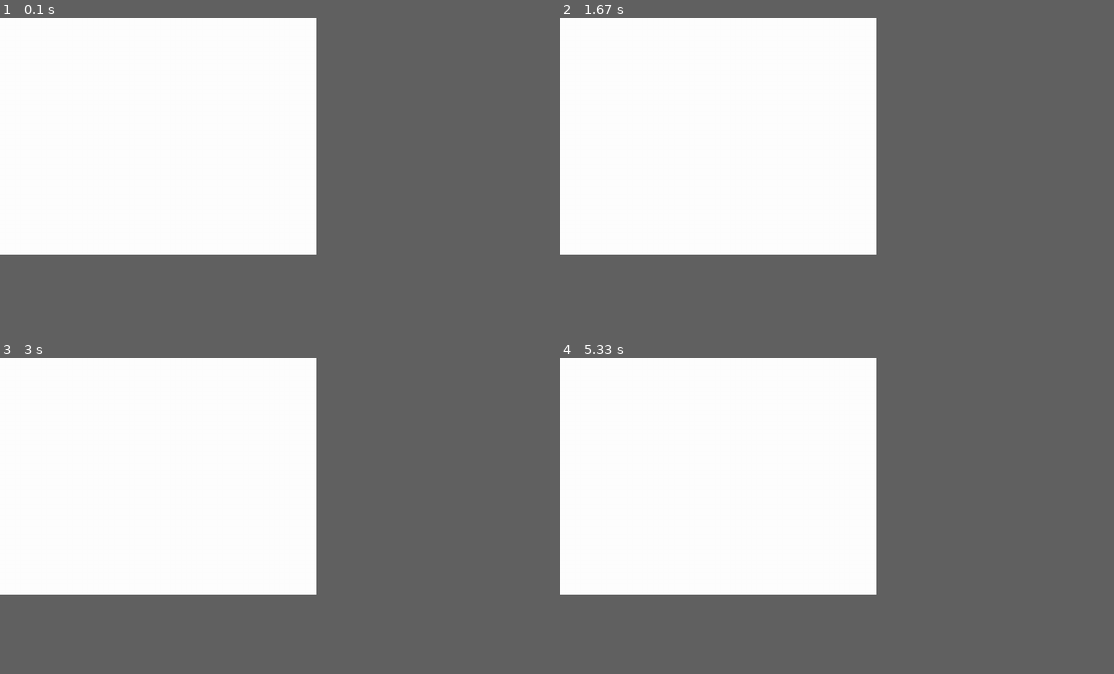
Above: before the commit, frames 1-4 (two rows, left to right).
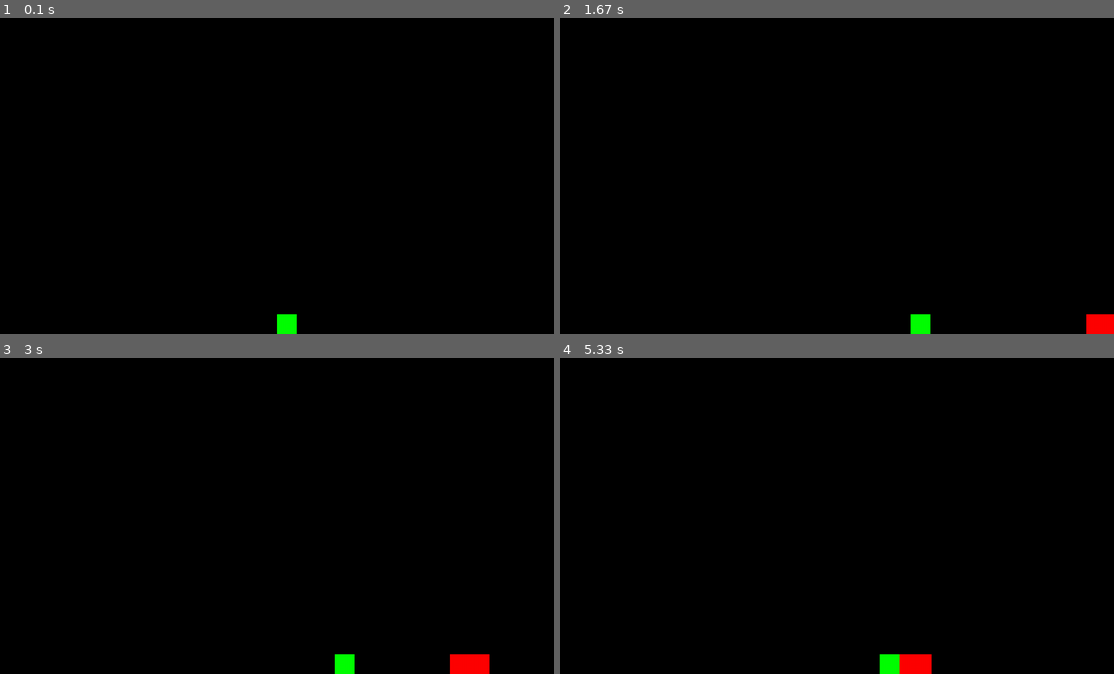
Above: after the commit, the same moments.

Repository: irl-lik/pygame
Game: pygame game, started from main.py
The game is run twice, just before and just after one commit, with the same random seed, the same clock (stepped at 60 frames per second) and the same inputs.
Inputs:
- Up to frame 1 (0.1 s): no input
- Up to frame 2 (1.67 s): hold D 0.33-0.8 s; hold D 0.83-1.3 s; hold A from 1.33 s (still down)
- Up to frame 3 (3 s): release A at 1.87 s; hold A 1.9-2.3 s; hold D 2.33-2.97 s
- Up to frame 4 (5.33 s): hold A 3-3.47 s; hold D 3.5-3.97 s; hold D 4-4.47 s; hold A 4.5-5.03 s; hold A from 5.07 s (still down)
In our replay, the window is 514x385 before the commit and 900x514 after it. These sizes can differ from the game's own. Grey fills any space a smaller window leaves; there, only what the larger window draws over its background counts as a difference.

The runs differ from the first frame. In frame 1, 43% of the frame differs, in the area x 0-58%, y 0-100%; in frame 2, 43%; in frame 3, 43%, in the area x 0-89%, y 0-100%; in frame 4, 43%.

Commit message:
main commit

Diff:
--- a/main.py
+++ b/main.py
@@ -1,8 +1,10 @@
 import pygame
+from pycache.enemy import Enemy
+from pycache.player import Player
 
 pygame.init()
 
-WIDTH, HEIGHT = 800, 600
+WIDTH, HEIGHT = 1400, 800
 
 screen = pygame.display.set_mode((WIDTH, HEIGHT))
 
@@ -10,9 +12,27 @@
 
 running = True
 
+player_x = WIDTH / 2
+player_y = HEIGHT - 50
+
+player_width = 50
+player_height = 50
+
+player = Player(player_x, player_y, player_width, player_height, (0, 255, 0))
+
+enemy1 = Enemy(WIDTH, player_y, 100, 50, 5, (255, 0, 0))
+
 while running:
     clock.tick(30)
-    screen.fill((255, 255, 255))
+    screen.fill((0, 0, 0))
+
+    player.update()
+    player_x, player_y = player.get_pos()
+
+    enemy1.move_towards_player(player_x, player_y, player_width, player_height, 500)
+    enemy1.draw(screen)
+    player.draw(screen)
+
 
     pygame.display.flip()
 
--- a/pycache/enemy.py
+++ b/pycache/enemy.py
@@ -1,19 +1,45 @@
 import pygame
-from npc import NPC
+from .npc import NPC
 
-class Enemy():
-    def __init__(self, x, y, width, height, color=None, image=None):
+class Enemy(NPC):
+    def __init__(self, x: int, y: int, width: int, height: int, speed: int, color: tuple=None, image=None):
         super().__init__(x, y, width, height, color, image)
         self.name = None
+        self.speed = speed
+        self.x_speed = 0
+        self.y_speed = 0
 
-    def set_name(self, name):
+    def set_name(self, name: str):
         super().set_name(name)
 
     def draw(self, screen):
         super().draw(screen)
+    def move_towards_player(self, player_x, player_y, player_width, player_height, distance_threshold=100):
+        if self.is_player_nearby(player_x, player_y, distance_threshold):
+            enemy_center_x = self.x + self.width / 2
+            enemy_center_y = self.y + self.height / 2
+            player_center_x = player_x + player_width / 2
+            player_center_y = player_y + player_height / 2
 
-    def passing(self):
-        pass
+            direction_x = player_center_x - enemy_center_x
+            direction_y = player_center_y - enemy_center_y
 
+            distance = (direction_x ** 2 + direction_y ** 2) ** 0.5
+            if distance != 0:
+                direction_x /= distance
+                direction_y /= distance
+
+            self.x_speed = direction_x * min(self.speed, distance)
+
+            self.x += self.x_speed
+            self.y += direction_y * min(self.speed, distance)
+
+        elif self.x_speed!= 0:
+            self.x += self.x_speed
+            if self.x_speed > 0:
+                self.x_speed -= self.speed / 10
+            else:
+                self.x_speed += self.speed / 10
+                print(self.x_speed)
     def is_player_nearby(self, player_x, player_y, distance_threshold=100):
-        super().is_player_nearby(player_x, player_y, distance_threshold)
+        return super().is_player_nearby(player_x, player_y, distance_threshold)
--- a/pycache/entity.py
+++ b/pycache/entity.py
@@ -11,10 +11,6 @@
         if not self.image and not self.color:
             raise ValueError("Either image or color must be specified")
 
-        self.isJumping = False
-        self.isFalling = False
-        self.jumpCounter = 0
-
     def draw(self, screen):
         if self.image:
             screen.blit(self.image, (self.x, self.y))
--- a/pycache/npc.py
+++ b/pycache/npc.py
@@ -1,6 +1,5 @@
-from typing import Any
 import pygame
-from entity import *
+from .entity import Entity
 
 class NPC(Entity):
     def __init__(self, x, y, width, height, color=None, image=None):
@@ -36,5 +35,5 @@
         screen.blit(text_surface, text_rect)
 
     def is_player_nearby(self, player_x, player_y, distance_threshold=100):
-        distance = ((self.x - player_x)**2 + (self.y - player_y)**2) * 0.5
+        distance = ((self.x - player_x)**2 + (self.y - player_y)**2) ** 0.5
         return distance < distance_threshold
--- a/pycache/player.py
+++ b/pycache/player.py
@@ -0,0 +1,35 @@
+import pygame
+from .entity import Entity
+
+
+class Player(Entity):
+    def __init__(self, x: int, y: int, width: int, height: int, color: tuple = None, image=None):
+        super().__init__(x, y, width, height, color, image)
+
+        self.name = "Вы"
+        self.isJumping = False
+        self.isFalling = False
+        self.jumpCounter = 0
+        self.speed_x = 0
+
+    def draw(self, screen):
+        return super().draw(screen)
+
+    def update(self):
+        keys = pygame.key.get_pressed()
+
+        if keys[pygame.K_a]:
+            self.speed_x = max(self.speed_x - 2, -8)
+        elif keys[pygame.K_d]:
+            self.speed_x = min(self.speed_x + 2, 8)
+
+        if not keys[pygame.K_a] and not keys[pygame.K_d]:
+            if self.speed_x > 0:
+                self.speed_x -= 2
+            elif self.speed_x < 0:
+                self.speed_x += 2
+
+        self.x += self.speed_x
+
+    def get_pos(self):
+        return self.x, self.y
